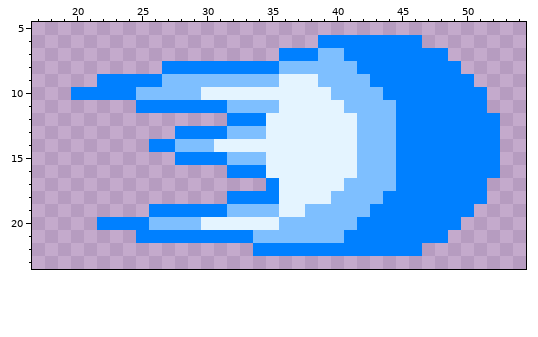
Two states of a pixel-art sprite, sprites/blue-fireball-v2/blue-fireball2.png. That is the earlier state.
The file is 64x32 pixels. Colours within 5 levels of each other are drawn and written as one. Shown: x 17..54, y 5..23.
And afterwards:
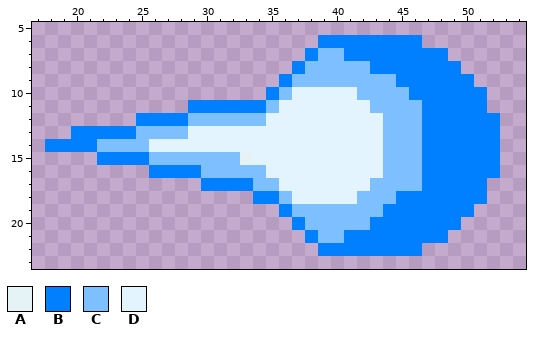
Palette (. is transparent): A #e5f3f7  B #0080ff  C #7ebfff  D #e4f4ff
Difference:
Colour A replaces colour C in row 15 at x 33.
Colour B is added in row 12 at x 25 to 28; in row 13 at x 20 to 24; in row 14 at x 18 to 21; in row 15 at x 22 to 25; in row 16 at x 26 to 29; in row 17 at x 30 to 33.
Colour B replaces colour C in row 8 at x 37; in row 11 at x 32 to 34; in row 20 at x 37; in row 21 at x 38.
Colour B replaces colour D in row 9 at x 36; in row 10 at x 35; in row 19 at x 36.
Colour C is added in row 12 at x 29 to 31; in row 13 at x 25 to 27; in row 14 at x 22 to 25; in row 15 at x 26 to 27; in row 16 at x 30 to 31; in row 17 at x 34.
Colour C replaces colour B in row 8 at x 42; in row 9 at x 43 to 44; in row 10 at x 44 to 45; in row 11 at x 45 to 46; in row 12 at x 32 to 34 and 45 to 46; in row 13 at x 28 and 45 to 46.
Colour C replaces colour B in row 14 at x 45 to 46; in row 15 at x 28 to 31 and 45 to 46; in row 16 at x 32 to 34 and 45 to 46; in row 17 at x 35 and 45 to 46; in row 18 at x 44; in row 19 at x 43.
Colour C replaces colour B in row 20 at x 42.
Colour C replaces colour D in row 9 at x 37 to 38; in row 10 at x 36; in row 18 at x 36; in row 19 at x 37.
Colour D replaces colour B in row 13 at x 29 to 31; in row 14 at x 26 to 27.
Colour D replaces colour C in row 10 at x 40 to 41; in row 11 at x 41 to 42; in row 12 at x 42 to 43; in row 13 at x 32 to 34 and 42 to 43; in row 14 at x 28 to 30 and 42 to 43; in row 15 at x 34 and 42 to 43.
Colour D replaces colour C in row 16 at x 42 to 43; in row 17 at x 41 to 42; in row 18 at x 40 to 41.
The author cleared colour B in row 7 at x 36 to 37; in row 8 at x 27 to 35; in row 9 at x 22 to 26; in row 10 at x 20 to 24; in row 11 at x 25 to 28; in row 18 at x 32 to 33.
The author cleared colour B in row 19 at x 26 to 31; in row 20 at x 22 to 25; in row 21 at x 25 to 33; in row 22 at x 34 to 38.
The author cleared colour C in row 8 at x 36; in row 9 at x 27 to 35; in row 10 at x 25 to 29; in row 19 at x 32 to 35; in row 20 at x 26 to 29 and 36; in row 21 at x 34 to 37.
The author cleared colour D in row 10 at x 30 to 34; in row 20 at x 30 to 35.
Pixel boxes of the changes (left, top, right, bottom) in both pictures:
changed: (45, 48, 422, 256)
